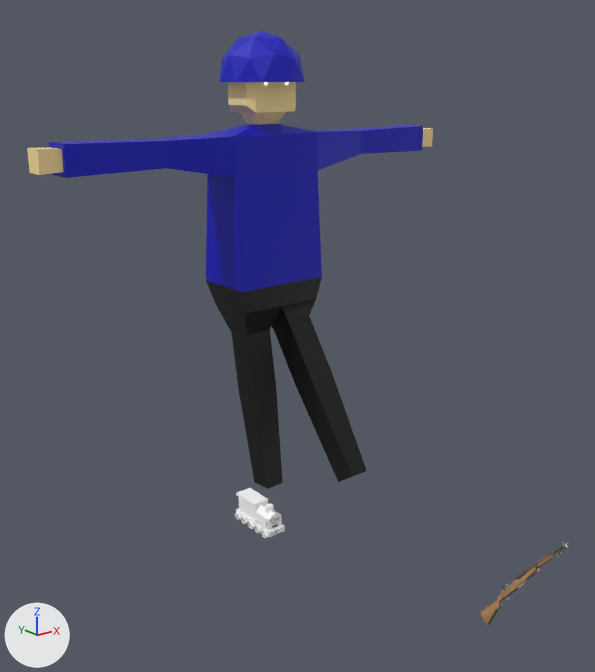
The glTF model animatronics/lucas/lucas.glb as it was, and as the next commit left it.
Camera for both pictures: a 50 mm camera at (-11.59, -16.11, 9.77) aimed at (-0.21, -1.88, 4.08). Arrows for +X, +Y and +Z are at lower left; the lights stay in place. Where no turn or scale is listed for an object, it has been applied to the vertices. Vertices at the same position are counted once.
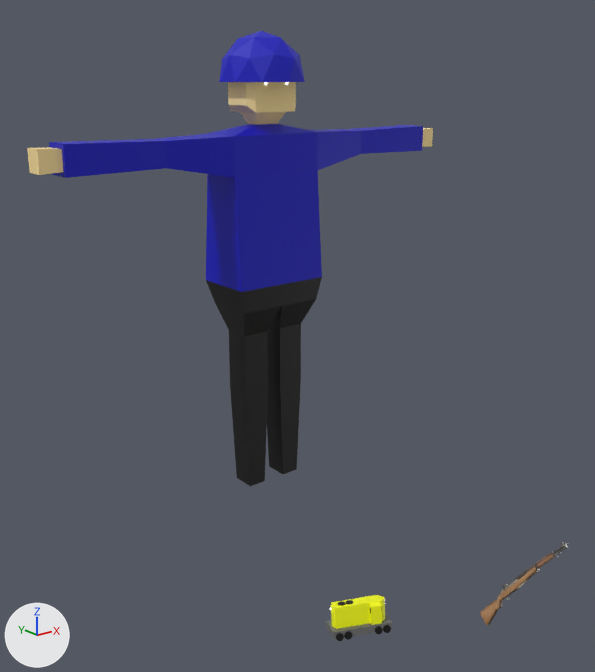
Location of each change, (x1, y1, x2, y2) in pixels of the pictures (595 x 672 px; the box of a moved part takes in the faces that stretch with it):
'Plane', reshaped: before (27, 31, 433, 489); after (27, 31, 433, 486)
'Cube', reshaped, moved, turned, rescaled: before (235, 488, 285, 538); after (326, 595, 393, 641)
part 1 of me_plane, moved or reshaped: before (215, 299, 367, 489); after (215, 299, 316, 486)
part 2 of me_cube_001, added: after (326, 614, 393, 639)
part 3 of me_cube_001, added: after (383, 625, 391, 633)
part 4 of me_cube_001, added: after (375, 626, 383, 634)
part 5 of me_cube_001, added: after (344, 631, 352, 640)
part 6 of me_cube_001, added: after (336, 633, 344, 641)
part 7 of me_cube_001, added (yellow): after (331, 595, 385, 629)
part 8 of me_cube_001, added: after (365, 595, 382, 625)
part 9 of me_cube_001, deleted: before (235, 497, 285, 538)
part 10 of me_cube_001, deleted: before (236, 488, 268, 507)

The change, as a diff of the scene's bpy script:
```diff
--- a/animatronics/lucas/lucas.glb.py
+++ b/animatronics/lucas/lucas.glb.py
@@ me_plane @@
 me_plane.from_pydata(...)  # 150 vertices, 311 faces; spans x -5.47..5.47, y -3.3..0.67, z -5.18..5.71
-me_plane.vertices[122].co = (-0.83, -0.07, -1.21)  # pixel (231, 332)
-me_plane.vertices[123].co = (-0.16, -0.06, -1.18)
-me_plane.vertices[124].co = (-0.75, -0.21, -2.67)  # pixel (238, 389)
-me_plane.vertices[125].co = (-0.09, -0.21, -2.63)
-me_plane.vertices[126].co = (-0.53, -0.5, -5.18)  # pixel (254, 482)
-me_plane.vertices[127].co = (-0.07, -0.5, -5.16)
-me_plane.vertices[130].co = (-0.82, -0.75, -1.14)  # pixel (247, 336)
-me_plane.vertices[131].co = (-0.16, -0.74, -1.11)  # pixel (269, 329)
-me_plane.vertices[132].co = (-0.75, -0.89, -2.6)  # pixel (254, 394)
-me_plane.vertices[133].co = (-0.09, -0.88, -2.57)  # pixel (276, 387)
-me_plane.vertices[134].co = (-0.52, -1.1, -5.13)  # pixel (268, 488)
-me_plane.vertices[135].co = (-0.06, -1.09, -5.1)  # pixel (282, 482)
-me_plane.vertices[137].co = (0.86, -0.45, -1.27)
-me_plane.vertices[138].co = (0.19, -0.45, -1.27)  # pixel (274, 330)
-me_plane.vertices[139].co = (0.86, -1.3, -2.46)
-me_plane.vertices[140].co = (0.19, -1.3, -2.46)  # pixel (295, 385)
-me_plane.vertices[141].co = (0.75, -2.81, -4.51)  # pixel (352, 476)
-me_plane.vertices[142].co = (0.29, -2.81, -4.51)  # pixel (338, 482)
-me_plane.vertices[144].co = (0.86, -1.01, -0.88)  # pixel (309, 315)
-me_plane.vertices[145].co = (0.19, -1.01, -0.88)  # pixel (287, 320)
-me_plane.vertices[146].co = (0.86, -1.86, -2.07)  # pixel (331, 370)
-me_plane.vertices[147].co = (0.19, -1.86, -2.07)  # pixel (310, 376)
-me_plane.vertices[148].co = (0.75, -3.3, -4.16)  # pixel (366, 470)
-me_plane.vertices[149].co = (0.29, -3.3, -4.16)  # pixel (352, 476)
+# me_plane part 1
+me_plane.vertices[122].co = (-0.86, 0.0, -1.16)  # pixel (228, 329)
+me_plane.vertices[123].co = (-0.19, 0.0, -1.16)
+me_plane.vertices[124].co = (-0.86, 0.0, -2.62)  # pixel (230, 386)
+me_plane.vertices[125].co = (-0.19, 0.0, -2.62)
+me_plane.vertices[126].co = (-0.75, -0.04, -5.17)  # pixel (236, 477)
+me_plane.vertices[127].co = (-0.29, -0.04, -5.17)
+me_plane.vertices[130].co = (-0.86, -0.68, -1.16)  # pixel (244, 336)
+me_plane.vertices[131].co = (-0.19, -0.68, -1.16)  # pixel (267, 331)
+me_plane.vertices[132].co = (-0.86, -0.68, -2.62)  # pixel (245, 394)
+me_plane.vertices[133].co = (-0.19, -0.68, -2.62)  # pixel (267, 387)
+me_plane.vertices[134].co = (-0.75, -0.64, -5.17)  # pixel (250, 486)
+me_plane.vertices[135].co = (-0.29, -0.64, -5.17)  # pixel (264, 481)
+me_plane.vertices[137].co = (0.86, 0.0, -1.16)
+me_plane.vertices[138].co = (0.19, 0.0, -1.16)
+me_plane.vertices[139].co = (0.86, 0.0, -2.62)
+me_plane.vertices[140].co = (0.19, 0.0, -2.62)
+me_plane.vertices[141].co = (0.75, -0.04, -5.17)
+me_plane.vertices[142].co = (0.29, -0.04, -5.17)  # pixel (269, 466)
+me_plane.vertices[144].co = (0.86, -0.68, -1.16)  # pixel (300, 323)
+me_plane.vertices[145].co = (0.19, -0.68, -1.16)  # pixel (279, 328)
+me_plane.vertices[146].co = (0.86, -0.68, -2.62)  # pixel (300, 378)
+me_plane.vertices[147].co = (0.19, -0.68, -2.62)  # pixel (280, 384)
+me_plane.vertices[148].co = (0.75, -0.64, -5.17)  # pixel (296, 469)
+me_plane.vertices[149].co = (0.29, -0.64, -5.17)  # pixel (282, 474)
 me_plane.materials.append(mat_skin)
@@ me_cube_001 @@
 # used by ob_cube; location = (0.02, 0.0, -1.38); scale = (1.06, 1.0, 1.0)
-me_cube_001.from_pydata(...)  # 184 vertices, 360 faces; spans x -0.29..0.29, y -0.72..0.82, z -0.42..0.37
-me_cube_001.materials.append(mat_material_002)  # picture img_untitled
+me_cube_001.from_pydata(...)  # 212 vertices, 368 faces; spans x -1.14..1.12, y -3.67..1.0, z -1.15..1.23
+# me_cube_001 part 2: a new loose piece, a box spanning x -1.0..1.0, y -3.67..1.0, z -1.0..-0.46, in mat_material_005 (dark grey #6b6b6b)
+# me_cube_001 part 3: a new loose piece, a 10-sided cylinder along x spanning x -1.14..1.12, y -3.49..-2.91, z -1.15..-0.59, in mat_material_007 (black #000000)
+# me_cube_001 part 4: a new loose piece, a 10-sided cylinder along x spanning x -1.14..1.12, y -2.82..-2.24, z -1.15..-0.59, in mat_material_007 (black #000000)
+# me_cube_001 part 5: a new loose piece, a 10-sided cylinder along x spanning x -1.14..1.12, y -0.45..0.14, z -1.15..-0.59, in mat_material_007 (black #000000)
+# me_cube_001 part 6: a new loose piece, a 10-sided cylinder along x spanning x -1.14..1.12, y 0.22..0.81, z -1.15..-0.59, in mat_material_007 (black #000000)
+# me_cube_001 part 7: a new loose piece of 16 vertices spanning x -0.54..0.54, y -3.43..0.8, z -0.85..1.15, in mat_material_006 (yellow #faff00)
+# me_cube_001 part 8: a new loose piece of 16 vertices spanning x -0.86..0.88, y -2.9..-2.07, z -0.81..1.19, in mat_material_006 (yellow #faff00)
+# me_cube_001 part 9: the loose piece of 176 vertices spanning x -0.29..0.29, y -0.72..0.82, z -0.42..0.37 is deleted
+# me_cube_001 part 10: the loose piece of 8 vertices spanning x -0.22..0.23, y -0.03..0.82, z 0.25..0.31 is deleted
+me_cube_001.materials.append(mat_material_005)  # dark grey #6b6b6b
+me_cube_001.materials.append(mat_material_006)  # yellow #faff00
+me_cube_001.materials.append(mat_material_007)  # black #000000
+me_cube_001.materials.append(mat_material_008)  # black #000000
+me_cube_001.materials.append(mat_material_009)  # black #000000
+me_cube_001.materials.append(mat_material_010)  # black #000000
+me_cube_001.materials.append(mat_material_011)  # white #e7e7e7
+me_cube_001.materials.append(mat_material_012)  # white #e7e7e7
@@ ob_cube @@
 ob_cube = bpy.data.objects.new('Cube', me_cube_001)
-ob_cube.location = (0.02, 0.0, -1.38)
-ob_cube.scale = (1.06, 1.0, 1.0)
+ob_cube.location = (1.89, -1.26, -4.89)
+ob_cube.rotation_euler = (-0.00671, 0.197, 1.141)  # degrees (-0.4, 11, 65)
+ob_cube.scale = (0.376, 0.376, 0.376)
```
